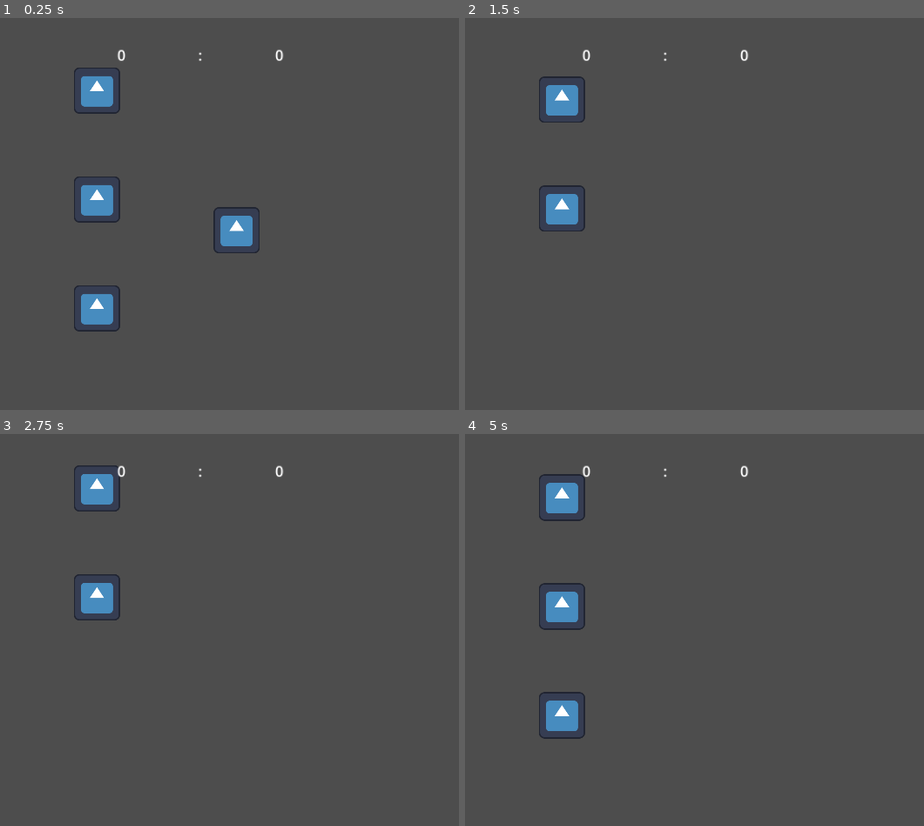
Above: before the commit, frames 1-4 (two rows, left to right).
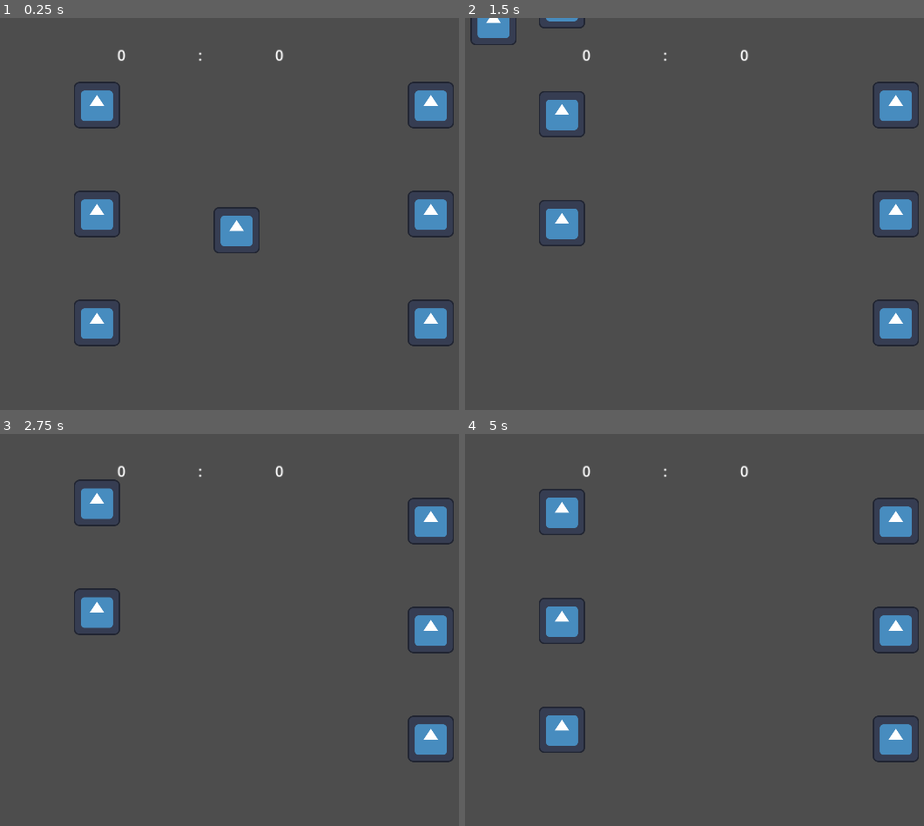
Above: after the commit, the same moments.

Repository: HephaistosForge/Boltzplatz
Game: Godot game, scene res://world.tscn
Same seed, same stepped clock (60 frames per second), same inputs: the game is played once before the commit and once after it. The engine's default icon, where the game draws it, is replaced by a stand-in: a white triangle on a blue panel in a dark square.
Inputs:
- Up to frame 1 (0.25 s): no input
- Up to frame 2 (1.5 s): hold W (up_player_one) 0.53-1.28 s; hold S (down_player_one) from 1.28 s (still down)
- Up to frame 3 (2.75 s): release S (down_player_one) at 2.03 s; hold W (up_player_one) from 2.03 s (still down)
- Up to frame 4 (5 s): release W (up_player_one) at 3.53 s; hold S (down_player_one) from 3.53 s (still down)

The runs differ from the first frame. In frame 1, 4.3% of the frame differs, in the area x 16-99%, y 12-84%; in frame 2, 4.1%; in frame 3, 3.6%; in frame 4, 4.4%, in the area x 16-99%, y 10-84%.

Commit message:
Add player separated rods, Add player 1&2 rods to world

Diff:
--- a/scenes/figure/figure.tscn
+++ b/scenes/figure/figure.tscn
@@ -6,7 +6,7 @@
 [sub_resource type="RectangleShape2D" id="RectangleShape2D_1vba1"]
 
 [node name="Figure" type="CharacterBody2D"]
-collision_mask = 0
+collision_mask = 2
 script = ExtResource("1_k8x1b")
 
 [node name="Sprite2D" type="Sprite2D" parent="."]
--- a/scenes/rods_with_figures/rod_with_three_figures.tscn
+++ b/scenes/rods_with_figures/rod_with_three_figures_player_one.tscn
@@ -2,7 +2,7 @@
 
 [ext_resource type="PackedScene" uid="uid://dvp6cwqusuxk7" path="res://scenes/figure/figure.tscn" id="1_ticny"]
 
-[node name="RodWithThreeFigures" type="Node2D"]
+[node name="RodWithThreeFiguresPlayerOne" type="Node2D"]
 
 [node name="Rod" type="Sprite2D" parent="."]
 
--- /dev/null
+++ b/scenes/rods_with_figures/rod_with_three_figures_player_two.tscn
@@ -0,0 +1,18 @@
+[gd_scene load_steps=2 format=3 uid="uid://bm47a38nyln31"]
+
+[ext_resource type="PackedScene" uid="uid://dvp6cwqusuxk7" path="res://scenes/figure/figure.tscn" id="1_7ssr0"]
+
+[node name="RodWithThreeFiguresPlayerTwo" type="Node2D"]
+
+[node name="Rod" type="Sprite2D" parent="."]
+
+[node name="Figure" parent="." instance=ExtResource("1_7ssr0")]
+position = Vector2(0, -300)
+player = 2
+
+[node name="Figure2" parent="." instance=ExtResource("1_7ssr0")]
+player = 2
+
+[node name="Figure3" parent="." instance=ExtResource("1_7ssr0")]
+position = Vector2(0, 300)
+player = 2
--- a/world.tscn
+++ b/world.tscn
@@ -1,16 +1,14 @@
-[gd_scene load_steps=4 format=3 uid="uid://dh7tailknjxhw"]
+[gd_scene load_steps=5 format=3 uid="uid://maxjvcwsvjt8"]
 
 [ext_resource type="PackedScene" uid="uid://cgros0gs401b0" path="res://scenes/ball/ball.tscn" id="1_yirbw"]
-[ext_resource type="PackedScene" uid="uid://k6tb2icundgi" path="res://scenes/rods_with_figures/rod_with_three_figures.tscn" id="2_itb26"]
+[ext_resource type="PackedScene" uid="uid://k6tb2icundgi" path="res://scenes/rods_with_figures/rod_with_three_figures_player_one.tscn" id="2_itb26"]
 [ext_resource type="PackedScene" uid="uid://cc4ft5f0g0mm2" path="res://scenes/score/score.tscn" id="3_arhoc"]
+[ext_resource type="PackedScene" uid="uid://bm47a38nyln31" path="res://scenes/rods_with_figures/rod_with_three_figures_player_two.tscn" id="4_46hdm"]
 
 [node name="World" type="Node2D"]
 
 [node name="Ball" parent="." instance=ExtResource("1_yirbw")]
 position = Vector2(1000, 700)
-
-[node name="RodWithThreeFigures" parent="." instance=ExtResource("2_itb26")]
-position = Vector2(500, 500)
 
 [node name="Camera2D" type="Camera2D" parent="."]
 anchor_mode = 0
@@ -24,3 +22,9 @@
 offset_bottom = 1080.0
 grow_horizontal = 1
 grow_vertical = 1
+
+[node name="RodWithThreeFiguresPlayerOne" parent="." instance=ExtResource("2_itb26")]
+position = Vector2(500, 540)
+
+[node name="RodWithThreeFiguresPlayerTwo" parent="." instance=ExtResource("4_46hdm")]
+position = Vector2(1420, 540)
